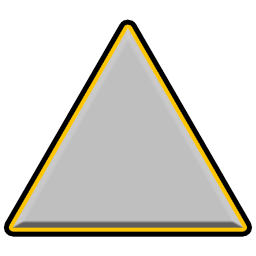
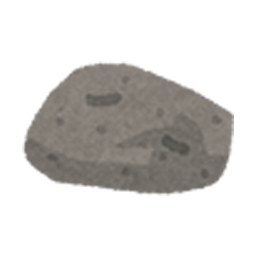
Layers edited between the first and the second 256×256 image:
added layer "レイヤー 1" above "長方形 1 のコピー" over box(22, 61, 234, 196)
hid "三角形 1 のコピー" over box(12, 28, 244, 228)
hid "背景" over box(3, 19, 253, 237)
